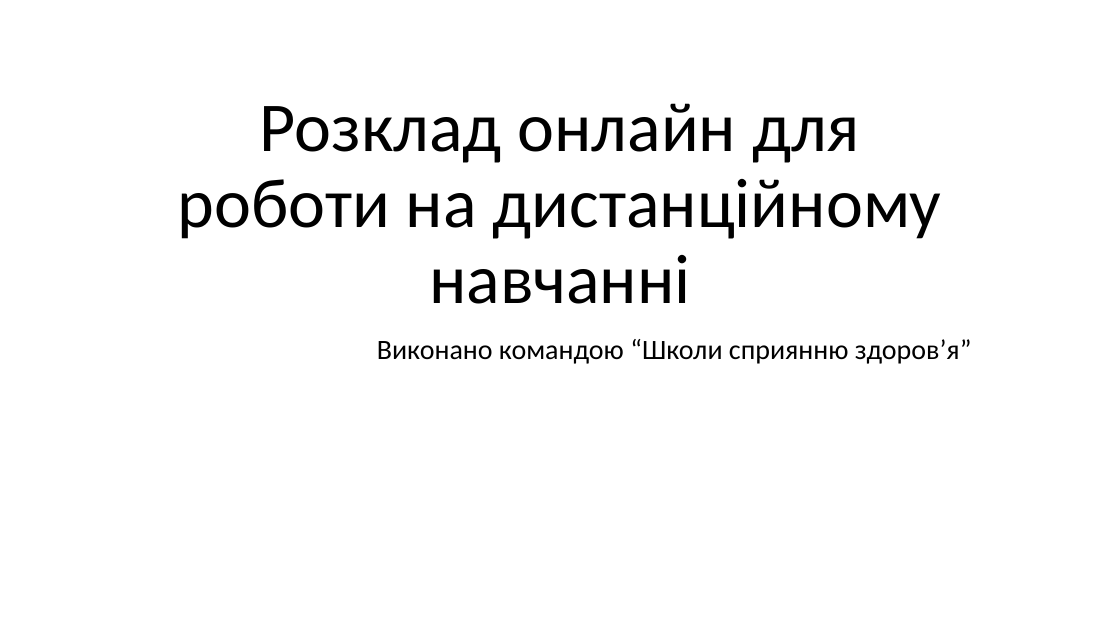
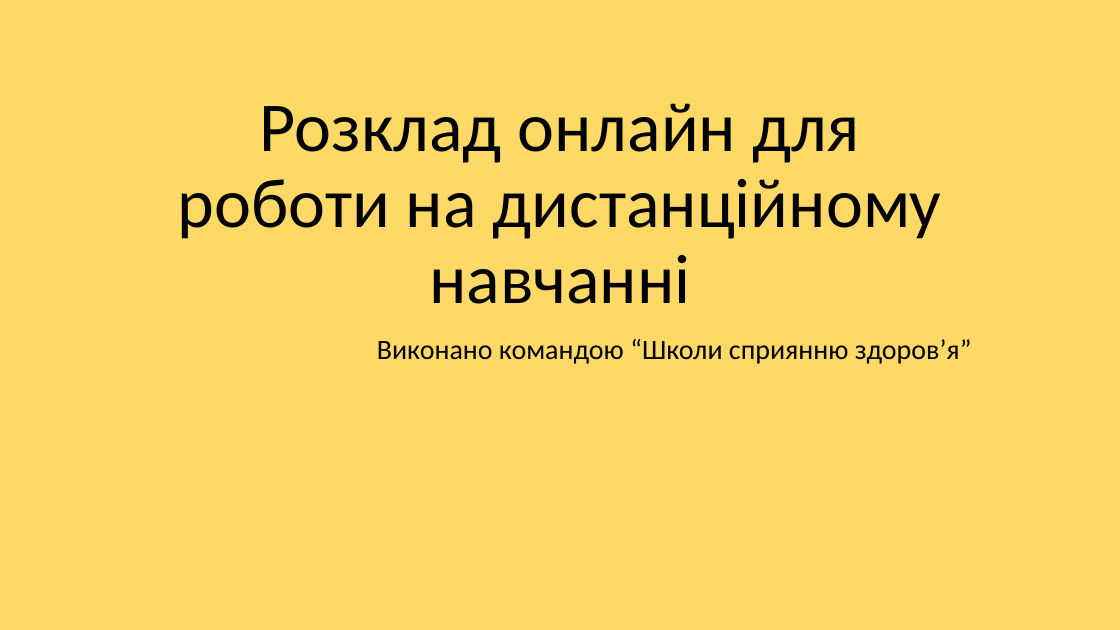
Before and after one commit to gr-robotix/timetable, a slide deck: slide 1 of doc/Презентація.pptx. Drawn at 1120x630 pixels with LibreOffice and Linux fonts; fonts in the diff are those of the drawing. Boxes give left, top, right and bottom in pixels: in the first picture for what was removed or moved away, otherwise in the second. Text is boxed around its words. In the diff, an @@ line names an element or a change of style, - is before the commit and + after.

```diff
--- a/doc/Презентація.pptx
+++ b/doc/Презентація.pptx
@@ background #FFFFFF to #FFD966 @@
```
Also in this commit, not shown: 2 other slides changed, 3 slides added.
